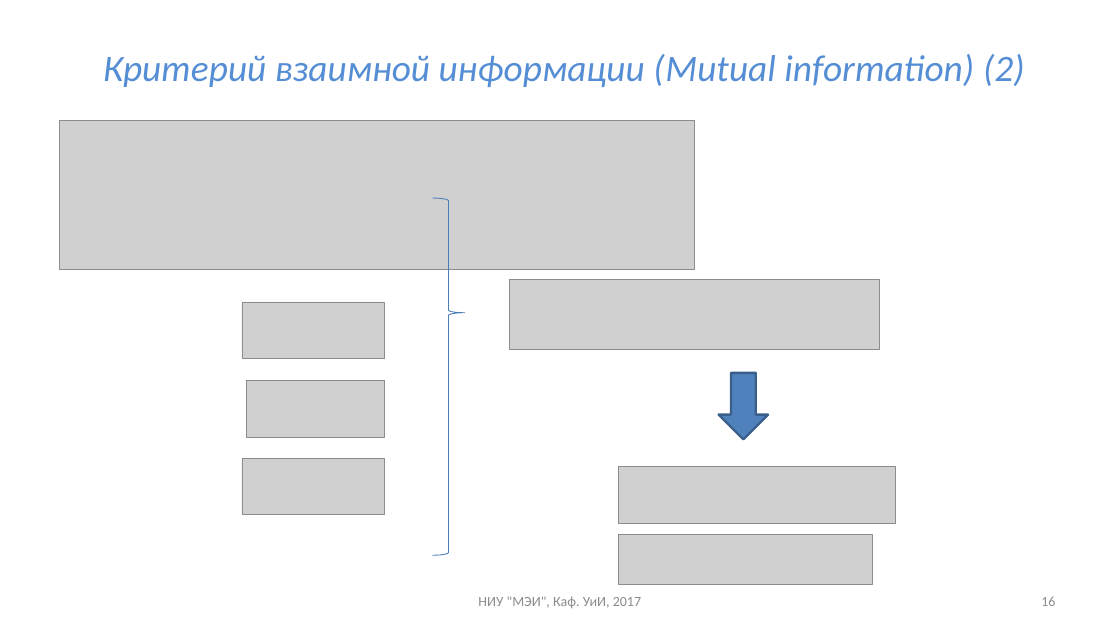
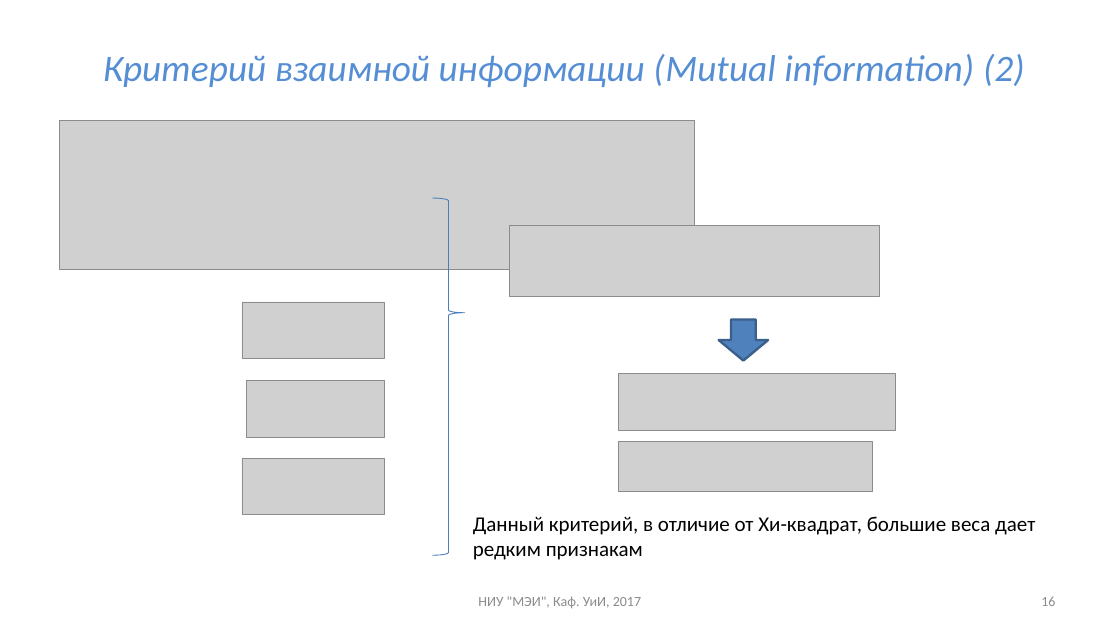
Before and after one commit to uii-mpei/uii-mpei.github.io, a slide deck: slide 16 of study/courses/iis/IIS_lec_2.pptx. Drawn at 1120x630 pixels with LibreOffice and Linux fonts; fonts in the diff are those of the drawing; grey boxes stand for pictures. Boxes give left, top, right and bottom in pixels: in the first picture for what was removed or moved away, otherwise in the second. Text is boxed around its words. In the diff, an @@ line names an element or a change of style, - is before the commit and + after.

```diff
--- a/study/courses/iis/IIS_lec_2.pptx
+++ b/study/courses/iis/IIS_lec_2.pptx
@@ picture added at [509,226,879,297] @@
@@ picture removed at [509,279,879,350] @@
@@ down arrow: place and size @@
-down arrow at [719,373,769,439]
+down arrow at [719,319,769,360]
@@ picture added at [618,374,897,431] @@
@@ picture added at [618,442,873,492] @@
@@ picture removed at [618,467,897,524] @@
@@ text added at [473,516,1035,560], 18 pt, text #000000 @@
+Данный критерий, в отличие от Хи-квадрат, большие веса дает редким признакам
@@ picture removed at [618,535,873,585] @@
```
Also in this commit, not shown: 4 other slides changed, 3 other files.
